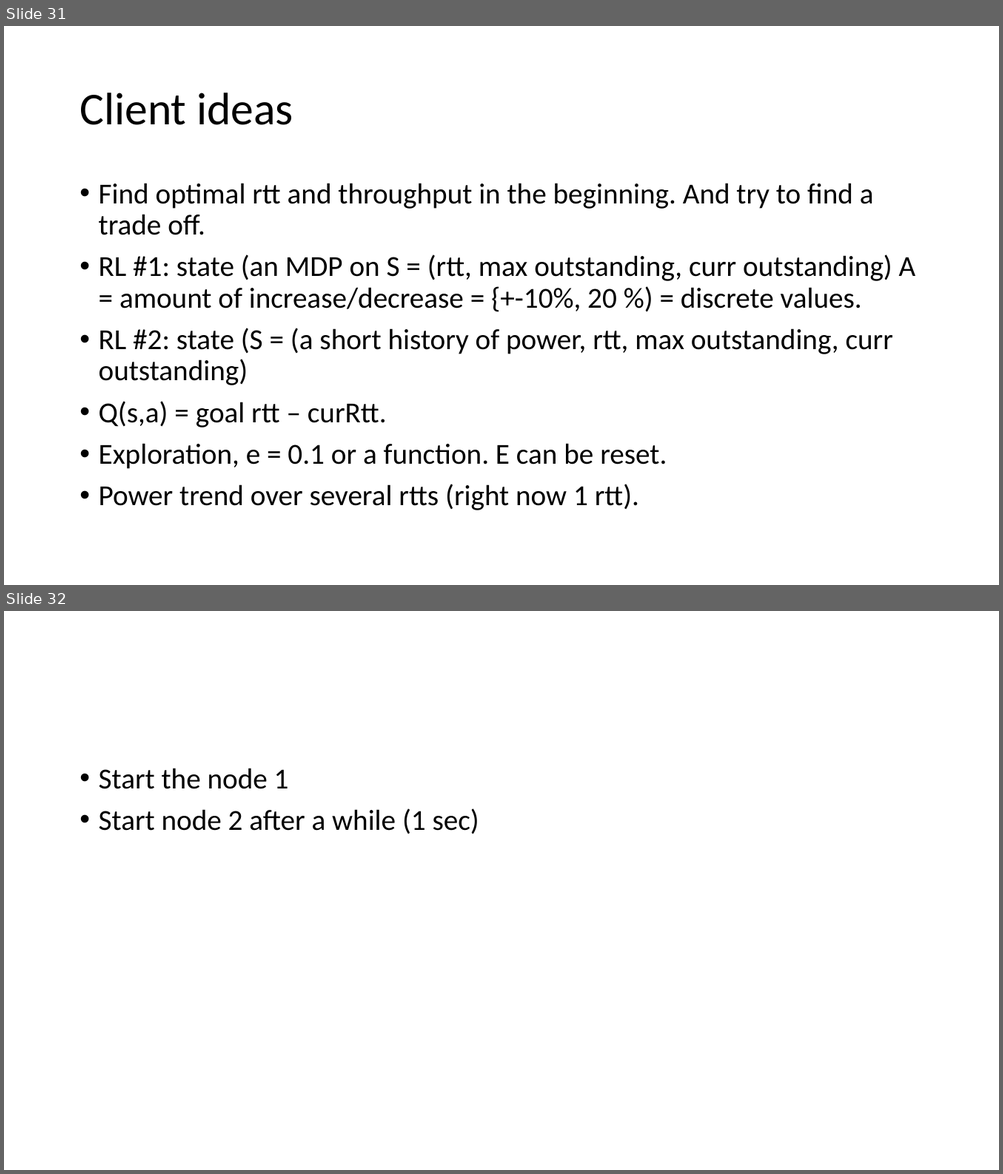
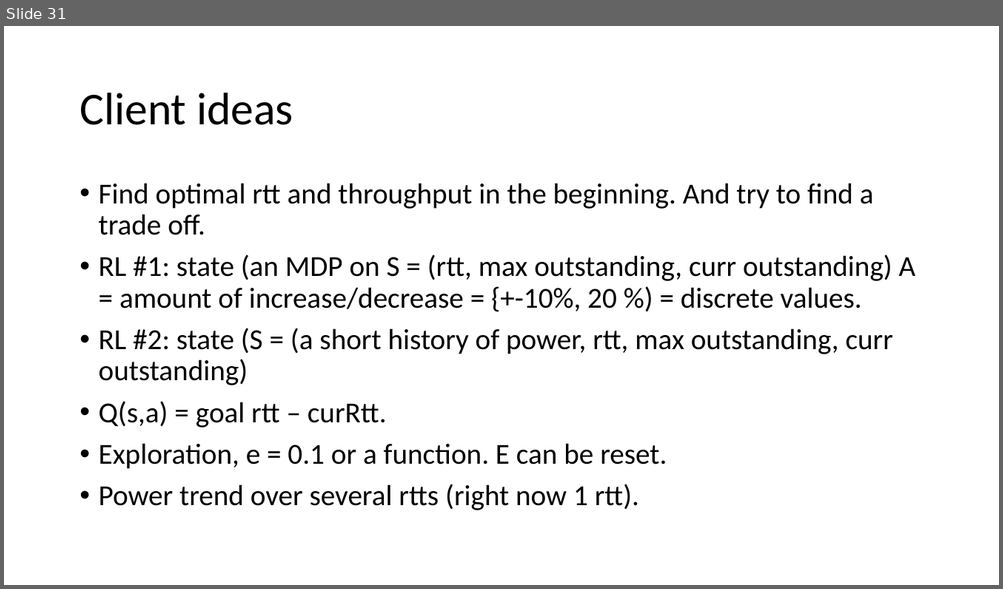
Before and after one commit to adhocmaster/pyns, a slide deck: doc/plan.pptx. Shown one above the other, each under a label of ours: slides 31 and 32 before the commit, slide 31 after it. The pictures are 1003x1174 and 1003x589 pixels, drawn with LibreOffice and Linux fonts; fonts in the diff are those of the drawing. Boxes give left, top, right and bottom in pixels: in the first picture for what was removed or moved away, otherwise in the second. Text is boxed around its words. In the diff, an @@ line names an element or a change of style, - is before the commit and + after.

```diff
--- a/doc/plan.pptx
+++ b/doc/plan.pptx
@@ slide 32 removed at bbox=[4, 611, 999, 1170], background #FFFFFF @@
@@ text removed at bbox=[99, 768, 479, 834] @@
-• Start the node 1
-• Start node 2 after a while (1 sec)
```
Also in this commit, not shown: 3 slides added, 10 other files.
